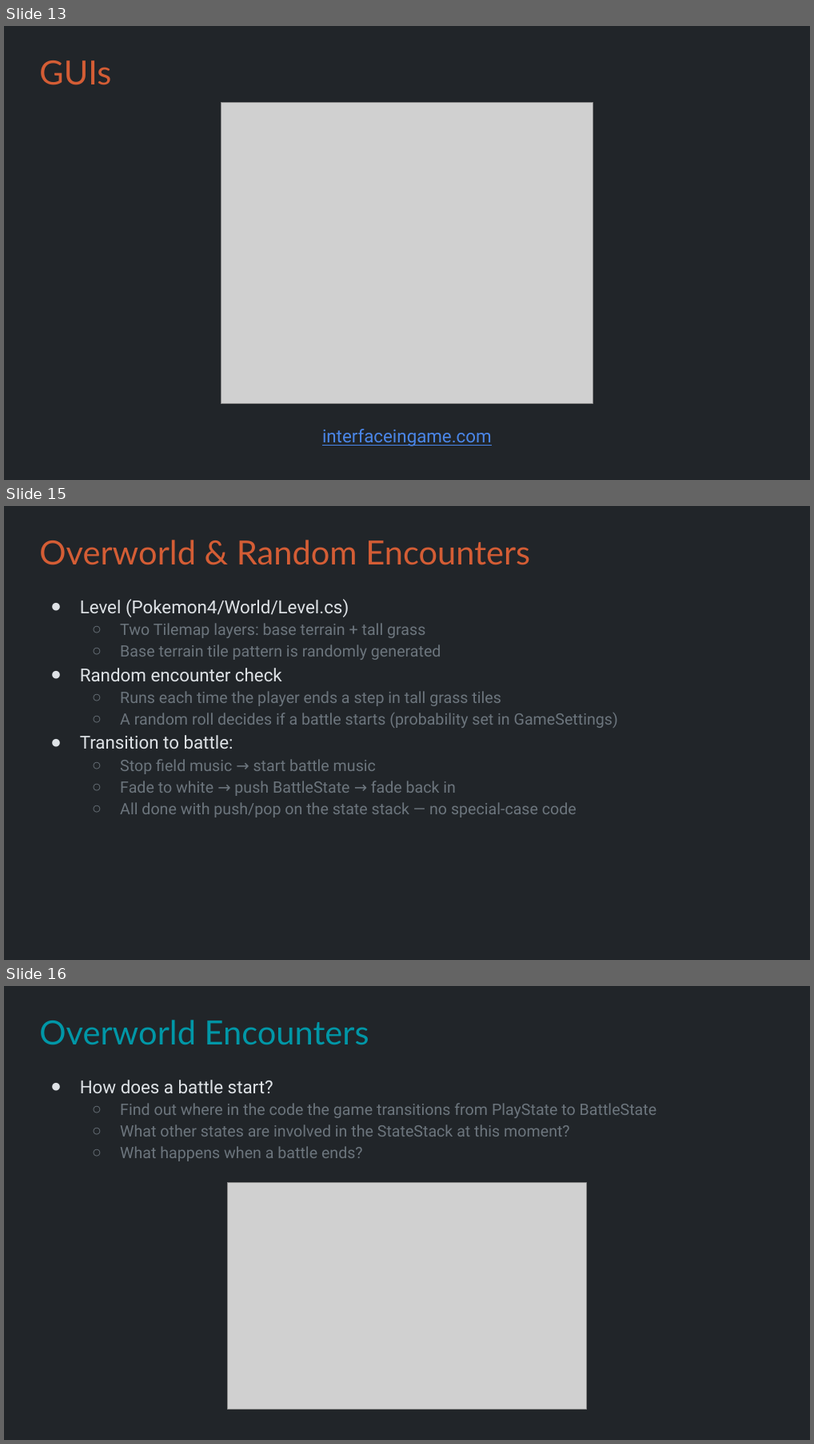
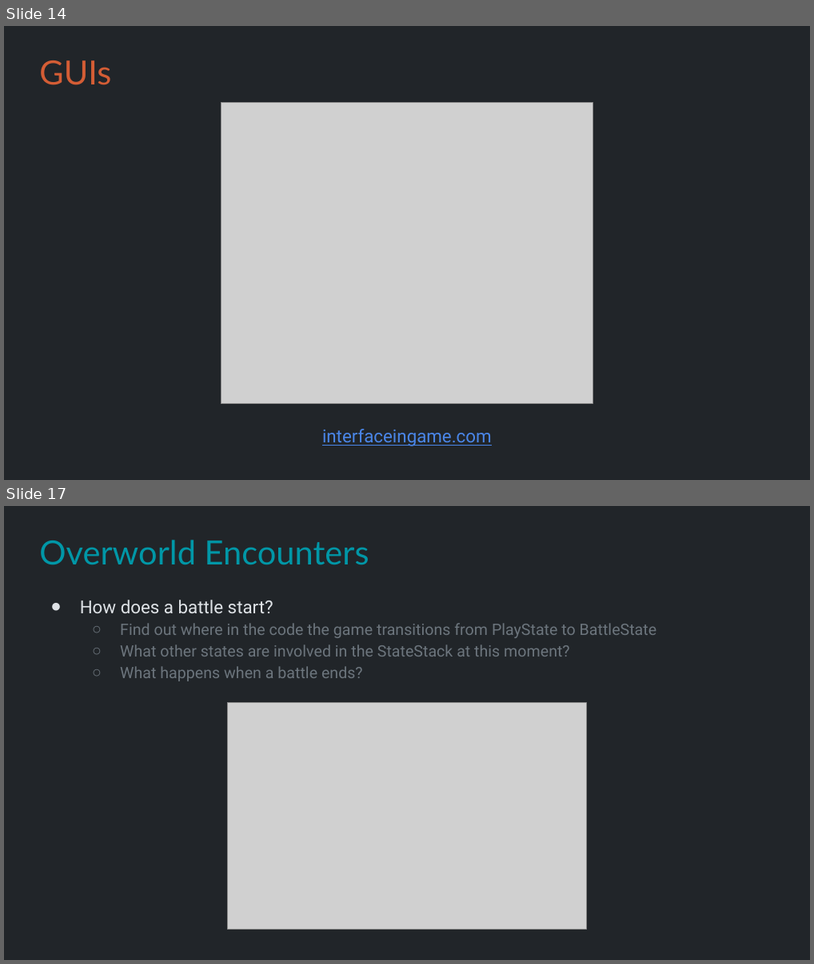
Before and after one commit to Metamate/gar, a slide deck: slides/10 Pokemon.pptx. Shown one above the other, each under a label of ours: slides 13, 15 and 16 before the commit, slides 14 and 17 after it; the slides between them are not shown. The pictures are 814x1444 and 814x964 pixels, drawn with LibreOffice and Linux fonts; fonts in the diff are those of the drawing; grey boxes stand for pictures. Boxes give left, top, right and bottom in pixels: in the first picture for what was removed or moved away, otherwise in the second. Text is boxed around its words. In the diff, an @@ line names an element or a change of style, - is before the commit and + after.

```diff
--- a/slides/10 Pokemon.pptx
+++ b/slides/10 Pokemon.pptx
@@ slide 15 removed at (4, 506, 810, 960), background #212529 @@
@@ title removed at (39, 540, 530, 565) @@
-Overworld & Random Encounters
@@ text removed at (80, 599, 618, 817) @@
-● Level (Pokemon4/World/Level.cs)
-  ○ Two Tilemap layers: base terrain + tall grass
-  ○ Base terrain tile pattern is randomly generated
-● Random encounter check
-  ○ Runs each time the player ends a step in tall grass tiles
-  ○ A random roll decides if a battle starts (probability set in GameSettings)
-● Transition to battle:
-  ○ Stop field music → start battle music
-  ○ Fade to white → push BattleState → fade back in
-  ○ All done with push/pop on the state stack — no special-case code
@@ what was slide 13 is now slide 14 @@
@@ what was slide 16 is now slide 17 @@
```
Also in this commit, not shown: 7 slides changed, 8 slides added, 5 other slides removed, 1 other file.
